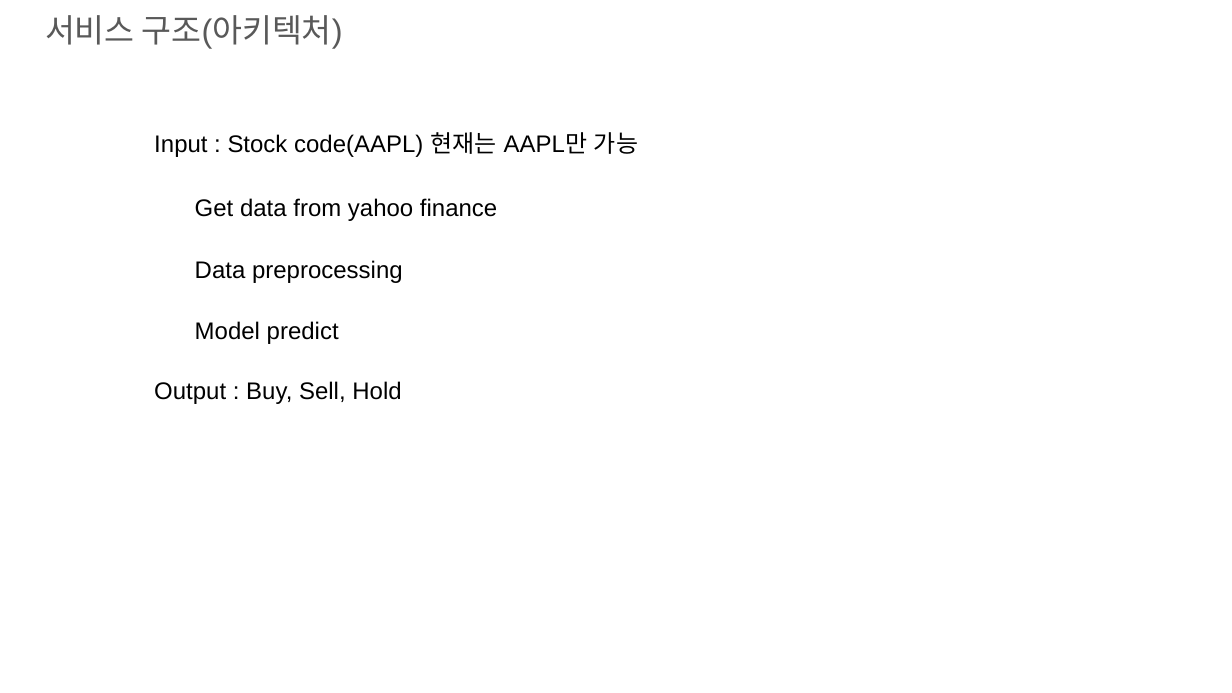
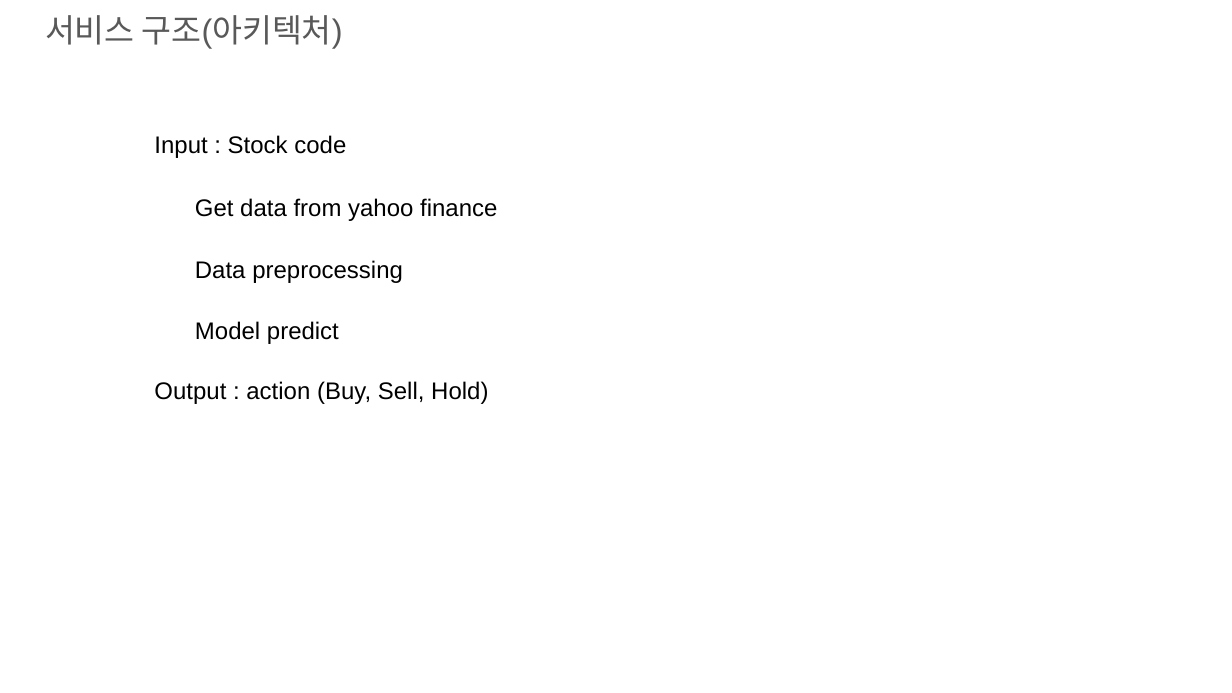
Before and after one commit to Pjus/stockRl, a slide deck: slide 3 of miniProject_App_parkjunsung.pptx. Drawn at 1232x693 pixels with LibreOffice and Linux fonts; fonts in the diff are those of the drawing. Boxes give left, top, right and bottom in pixels: in the first picture for what was removed or moved away, otherwise in the second. Text is boxed around its words. In the diff, an @@ line names an element or a change of style, - is before the commit and + after.

```diff
--- a/miniProject_App_parkjunsung.pptx
+++ b/miniProject_App_parkjunsung.pptx
@@ text at [154,135,346,158]: text changed @@
-Input : Stock code(AAPL) 현재는 AAPL만 가능
+Input : Stock code
@@ text at [154,381,488,404]: text changed @@
-Output : Buy, Sell, Hold
+Output : action (Buy, Sell, Hold)
```
Also in this commit, not shown: 2 other slides changed, 1 slide added, 1 other file.
